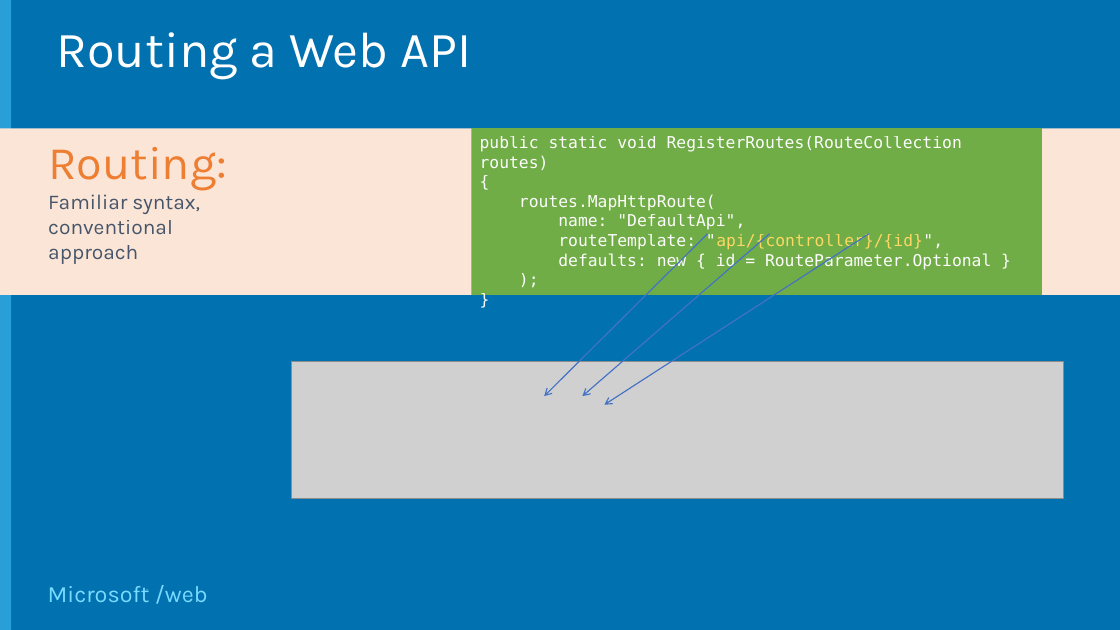
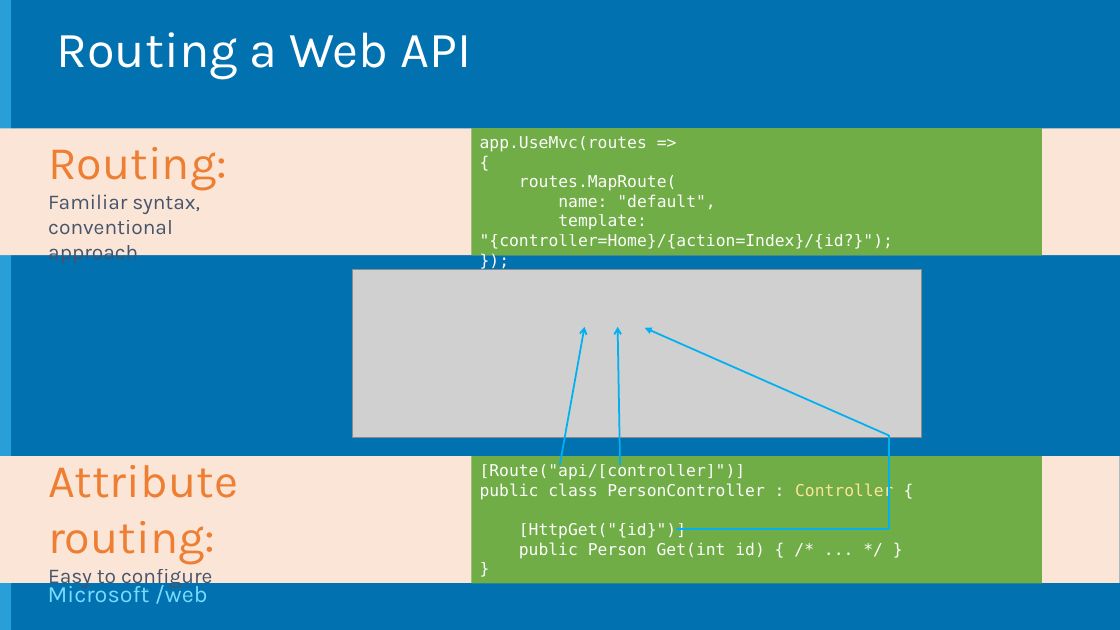
Before and after one commit to Microsoft-Web/WebCampTrainingKit, a slide deck: slide 9 of Presentation/HTTP-Services/HTTP-Services.pptx. Drawn at 1120x630 pixels with LibreOffice and Linux fonts; fonts in the diff are those of the drawing; grey boxes stand for pictures; background and template pictures are left out. Boxes give left, top, right and bottom in pixels: in the first picture for what was removed or moved away, otherwise in the second. Text is boxed around its words. In the diff, an @@ line names an element or a change of style, - is before the commit and + after.

```diff
--- a/Presentation/HTTP-Services/HTTP-Services.pptx
+++ b/Presentation/HTTP-Services/HTTP-Services.pptx
@@ rectangle: place and size @@
-rectangle at <box>0,129,1120,295</box>
+rectangle at <box>0,129,1120,255</box>
@@ rectangle "app.UseMvc(routes =>": place and size @@
-rectangle "app.UseMvc(routes =>" at <box>471,128,1042,295</box>
+rectangle "app.UseMvc(routes =>" at <box>471,128,1042,255</box>
@@ text in rectangle at <box>480,136,647,152</box>: text changed @@
-public static void RegisterRoutes(RouteCollection routes)
+app.UseMvc(routes =>
@@ text in rectangle at <box>480,175,893,249</box>: text changed @@
-routes.MapHttpRoute(
-name: "DefaultApi",
-routeTemplate: "api/{controller}/{id}",
-defaults: new { id = RouteParameter.Optional }
-);
-}
+routes.MapRoute(
+name: "default",
+template: "{controller=Home}/{action=Index}/{id?}");
+});
@@ picture added at <box>353,270,922,438</box> @@
@@ arrow moved from (707, 234) - (544, 397) to (560, 465) - (585, 327) @@
@@ arrow (560, 465) - (585, 327): stroke #4472C4 1 pt to #00B0F0 1.5 pt @@
@@ arrow moved from (770, 234) - (582, 397) to (620, 465) - (618, 327) @@
@@ arrow (620, 465) - (618, 327): stroke #4472C4 1 pt to #00B0F0 1.5 pt @@
@@ arrow moved from (869, 234) - (604, 405) to (889, 435) - (644, 328) @@
@@ arrow (889, 435) - (644, 328): stroke #4472C4 1 pt to #00B0F0 1.5 pt; arrowheads changed @@
@@ picture removed at <box>292,362,1064,498</box> @@
@@ line added from (889, 435) to (889, 529), #00B0F0 1.5 pt @@
@@ rectangle added at <box>0,456,1120,583</box>, fill #FBE5D6 @@
@@ text added at <box>48,455,238,589</box>, 40 pt, text #ED7D31 @@
+Attribute routing:
+Easy to configure
@@ rectangle added at <box>471,456,1042,583</box>, fill #70AD47, 14 pt, text #FFFFFF @@
+[Route("api/[controller]")]
+public class PersonController : Controller {
+[HttpGet("{id}")]
+public Person Get(int id) { /* ... */ }
+}
@@ line added from (676, 529) to (889, 529), #00B0F0 1.5 pt @@
```
Also in this commit, not shown: 8 other slides changed, 4 other files.
